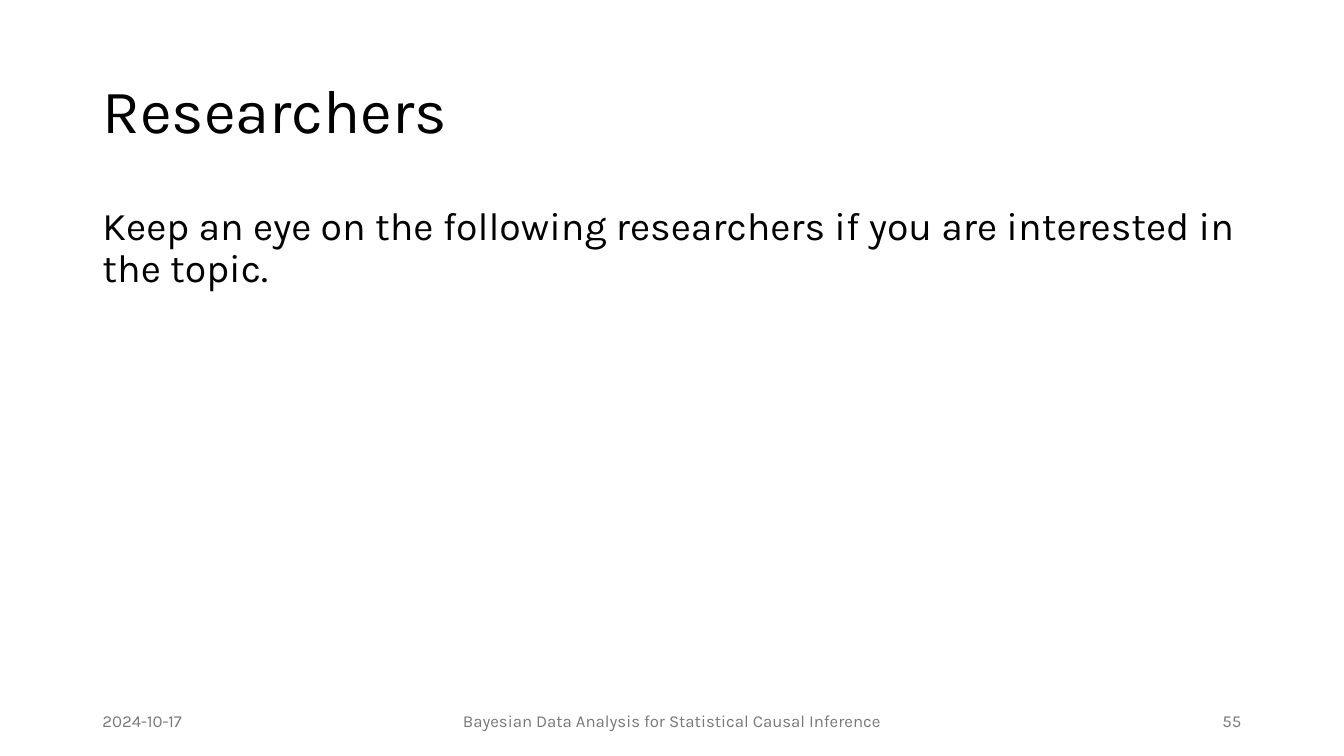
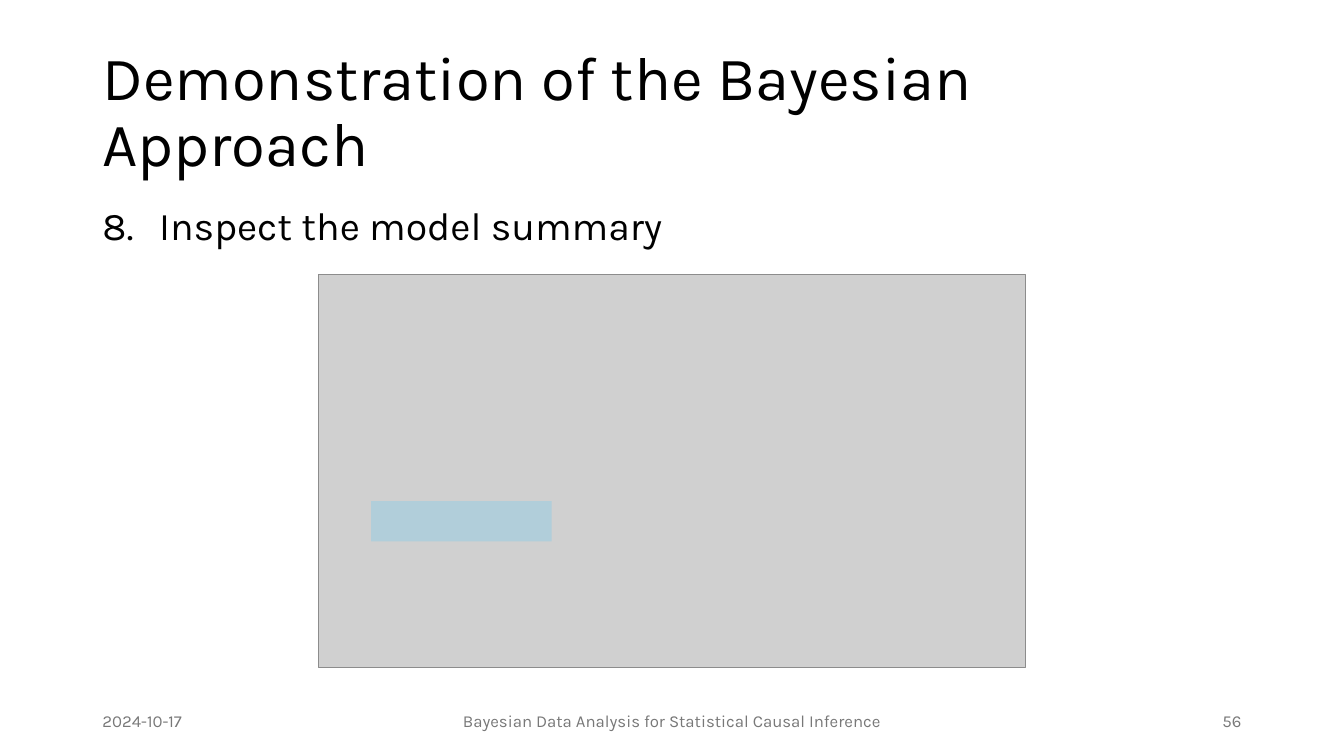
Before and after one commit to JulianFrattini/bda4sci, a slide deck: slide 56 of slides/singular/bda4sci.pptx (slide 55 before the commit). Drawn at 1344x756 pixels with LibreOffice and Linux fonts; fonts in the diff are those of the drawing; grey boxes stand for pictures. Boxes give left, top, right and bottom in pixels: in the first picture for what was removed or moved away, otherwise in the second. Text is boxed around its words. In the diff, an @@ line names an element or a change of style, - is before the commit and + after.

```diff
--- a/slides/singular/bda4sci.pptx
+++ b/slides/singular/bda4sci.pptx
@@ title at <box>102,57,971,181</box>: text changed @@
-Researchers
+Demonstration of the Bayesian Approach
@@ text at <box>159,213,662,250</box>: text changed @@
-Keep an eye on the following researchers if you are interested in the topic.
+8. Inspect the model summary
@@ picture added at <box>319,274,1025,668</box> @@
@@ rectangle added at <box>371,501,552,541</box>, fill #83CBEB at 40% opacity @@
@@ page number at <box>1222,716,1241,727</box>: text changed @@
-55
+56
```
Also in this commit, not shown: 10 other slides changed, 4 slides added.
